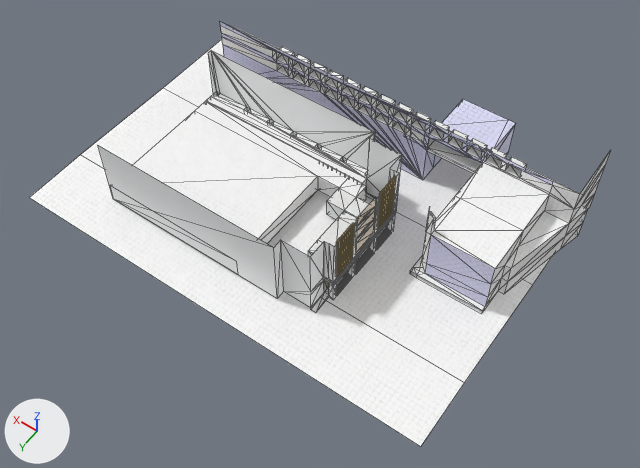
Two versions of the FBX model Assets/Models/Gate/Untitled.fbx, one commit apart.
The view is the same before and after, from a camera (50 mm lens) standing at (-66.0, 90.5, 123.4) and looking at (-6.5, 7.2, -7.5). Every picture has the same lights, and +X, +Y and +Z are marked at lower left. Mesh edges are drawn as thin lines. Where no turn or scale is listed for an object, it has been applied to the vertices.

Names of what the first picture shows: 'Ground__1_', 'kanseikan__1_', 'syudokan__1_'.
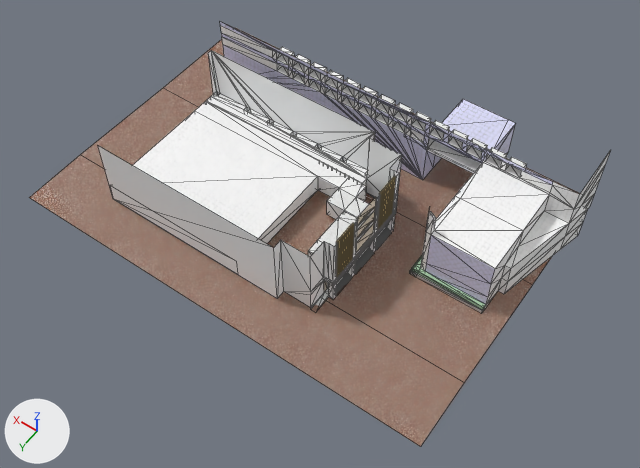
Edits to the scene script, one JSON object a line:
```json
{"op": "add", "block": "img_タイルq023_jpg", "code": ["img_タイルq023_jpg = load_image('ﾀｲﾙQ023.jpg', 'ﾀｲﾙQ023.jpg', 128, 128, 'sRGB')"]}
{"op": "add", "block": "mat_leaf", "code": ["mat_leaf = principled_material('leaf')", "mat_leaf.base_color = (0.372, 0.585, 0.379)  # green #a4c9a6"]}
{"op": "add", "block": "mat_tile", "code": ["mat_tile = principled_material('tile')", "mat_tile.texture = img_タイルq023_jpg"]}
{"block": "me_scene_002", "where": "# used by ob_kanseikan__1; location = (-14.4, -17.0, -9.4)"}
{"op": "remove", "block": "me_scene_002", "code": "me_scene_002.from_pydata(...)  # 309 vertices, 562 faces; spans x -31.3..50.4, y -13.0..21.0, z 0.0..19.4"}
{"op": "add", "block": "me_scene_002", "code": "me_scene_002.from_pydata(...)  # 326 vertices, 600 faces; spans x -31.3..50.4, y -13.0..21.0, z 0.0..19.4"}
{"block": "me_scene_002", "change": "me_scene_002 part 1"}
{"block": "me_scene_002", "change": "16 faces are deleted"}
{"block": "me_scene_002", "change": "7 vertices are added at x -11.5..-10.2, y 10.0..21.0, z 1.0..1.8"}
{"block": "me_scene_002", "change": "5 new vertices lie (0.0, 0.0, 0.8) away from vertices in x -25.0..-11.5, y 10.0..20.0, z 1.0"}
{"block": "me_scene_002", "change": "5 new vertices lie (0.0, 0.8, 0.0) away from vertices in x -25.0..-10.0, y 20.0, z 1.0..1.8"}
{"block": "me_scene_002", "change": "13 new faces join them, mat_probuilderdefault (picture img_gridbox_default_png)"}
{"block": "me_scene_002", "change": "23 new faces join them, mat_concrete (picture img_concrete_jpg)"}
{"block": "me_scene_002", "change": "18 new faces join them, mat_leaf (green #a4c9a5)"}
{"op": "add", "block": "me_scene_002", "code": "me_scene_002.materials.append(mat_leaf)  # green #a4c9a6"}
{"block": "me_scene_001", "where": "me_scene_001.from_pydata(...)  # 8 vertices, 3 faces; spans x -29.5..60.0, y -15.0..49.0, z 0.0..0.5"}
{"op": "remove", "block": "me_scene_001", "code": "me_scene_001.materials.append(mat_probuilderdefault)  # picture img_gridbox_default_png"}
{"op": "add", "block": "me_scene_001", "code": "me_scene_001.materials.append(mat_tile)  # picture img_タイルq023_jpg"}
```

Pixel boxes [x1, y1, x2, y2] of what changed, in the pictures (640 x 468 px):
```json
{"object": "Ground__1_", "change": "recoloured", "before": [29, 28, 580, 447], "after": [29, 28, 580, 447], "on screen": "white to brown"}
{"part": 1, "of": "me_scene_002", "change": "built on", "before": [410, 256, 485, 313], "after": [410, 256, 486, 313]}
```
